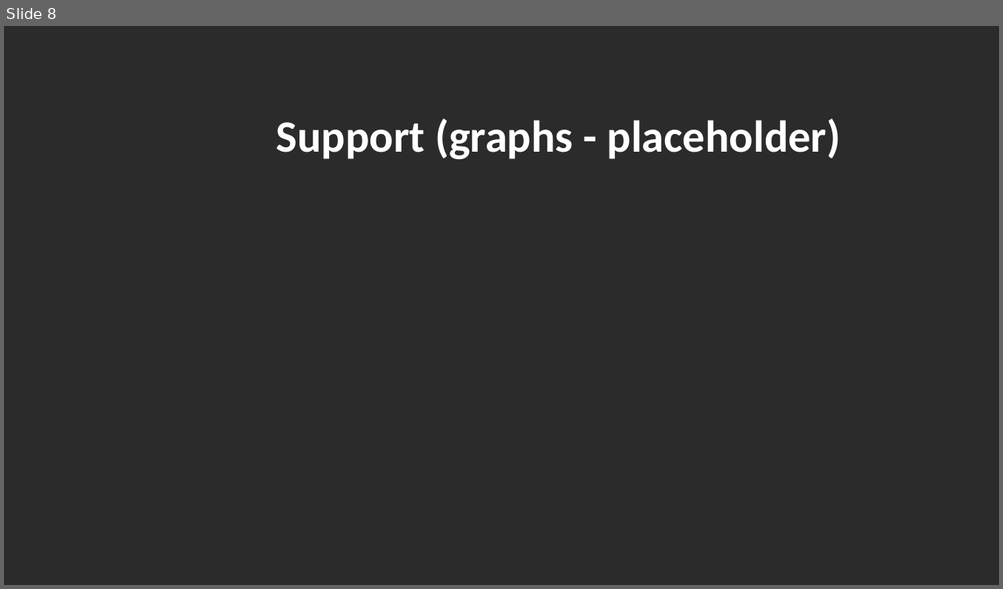
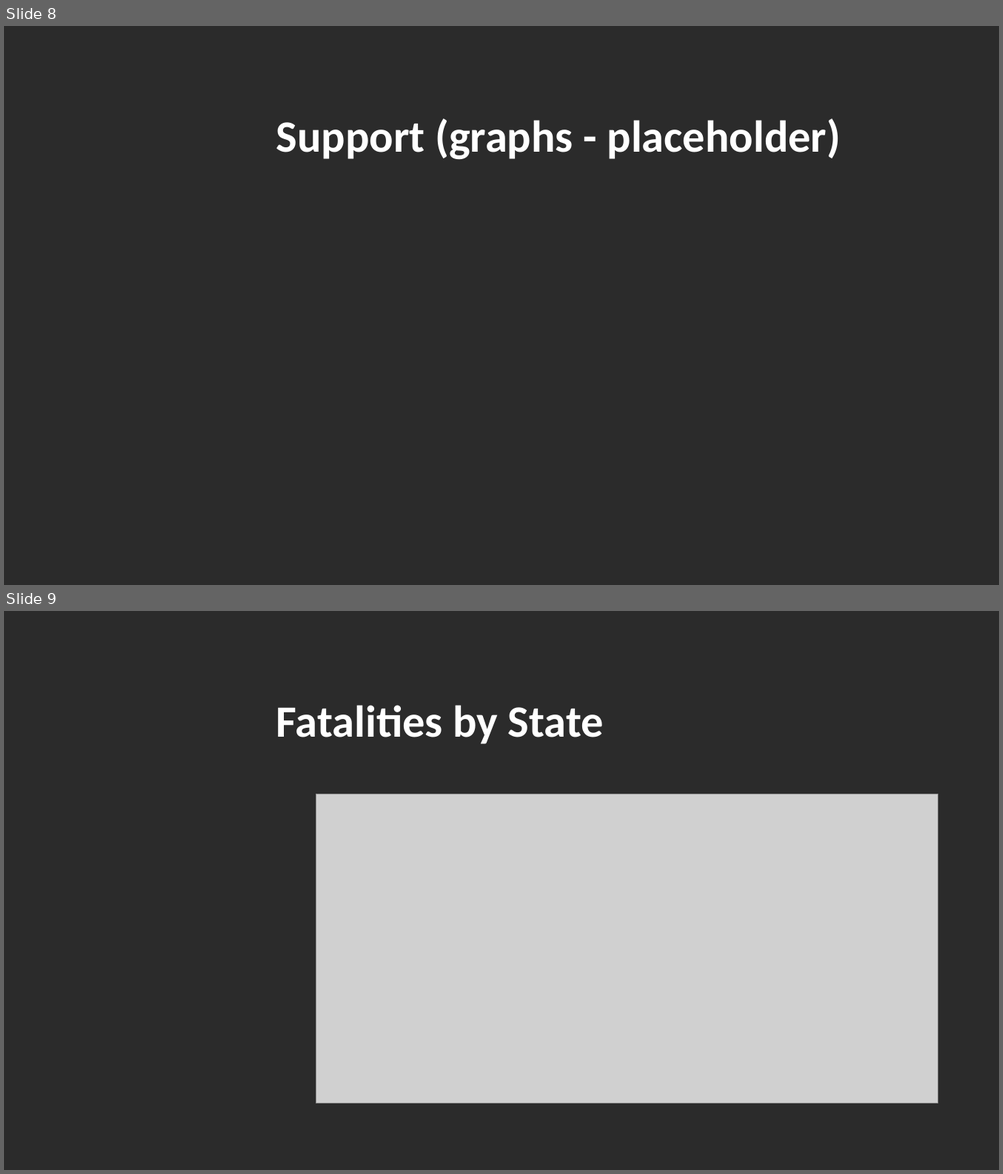
Before and after one commit to madams11/DataR-Project, a slide deck: US Bicycle Fatalities_Group 4.pptx. Shown one above the other, each under a label of ours: slide 8 before the commit, slides 8 and 9 after it. The pictures are 1003x589 and 1003x1174 pixels, drawn with LibreOffice and Linux fonts; fonts in the diff are those of the drawing; grey boxes stand for pictures; background and template pictures are left out; a plain dark background stands for a picture behind light text. Boxes give left, top, right and bottom in pixels: in the first picture for what was removed or moved away, otherwise in the second. Text is boxed around its words. In the diff, an @@ line names an element or a change of style, - is before the commit and + after.

```diff
--- a/US Bicycle Fatalities_Group 4.pptx
+++ b/US Bicycle Fatalities_Group 4.pptx
@@ slide 9 added at [4, 611, 999, 1170], background picture (left out) @@
@@ title added at [276, 705, 603, 744], 43.2 pt, text #FFFFFF, bold @@
+Fatalities by State
@@ picture added at [316, 795, 937, 1103] @@
```
Also in this commit, not shown: 1 other slide added.
